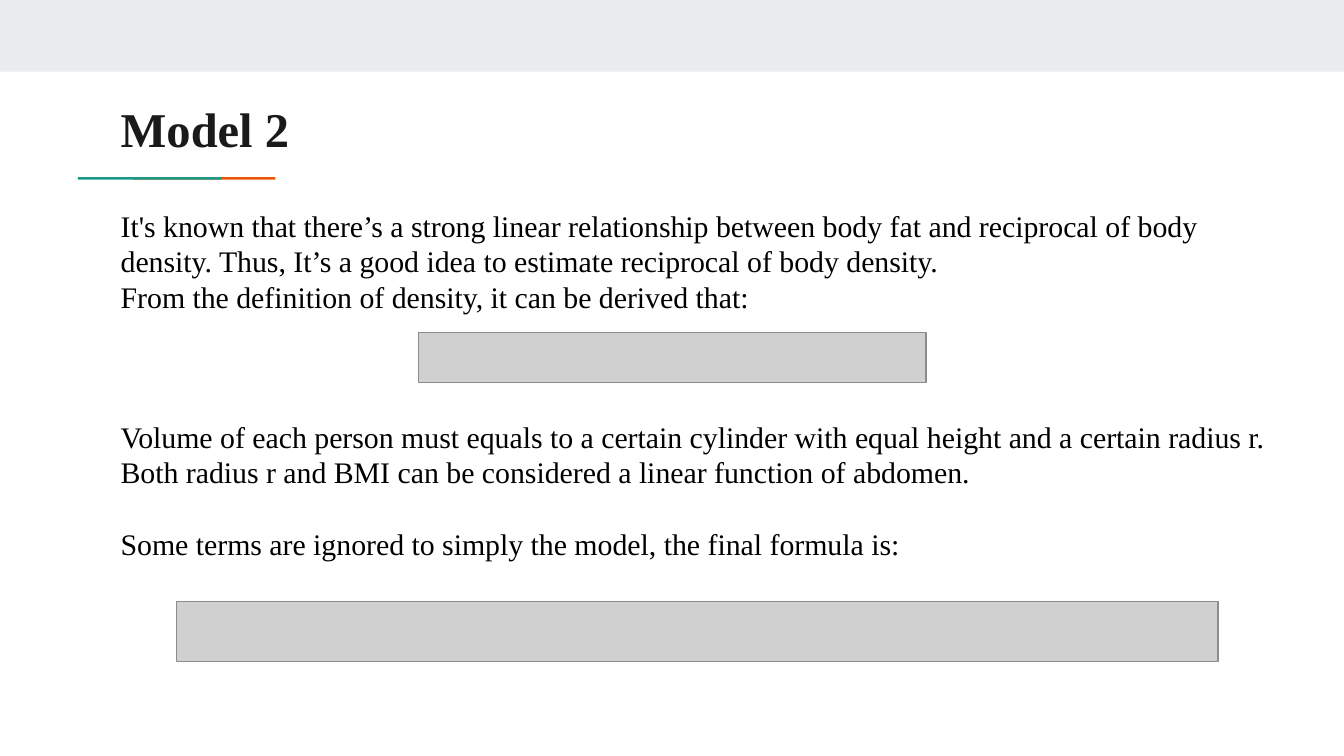
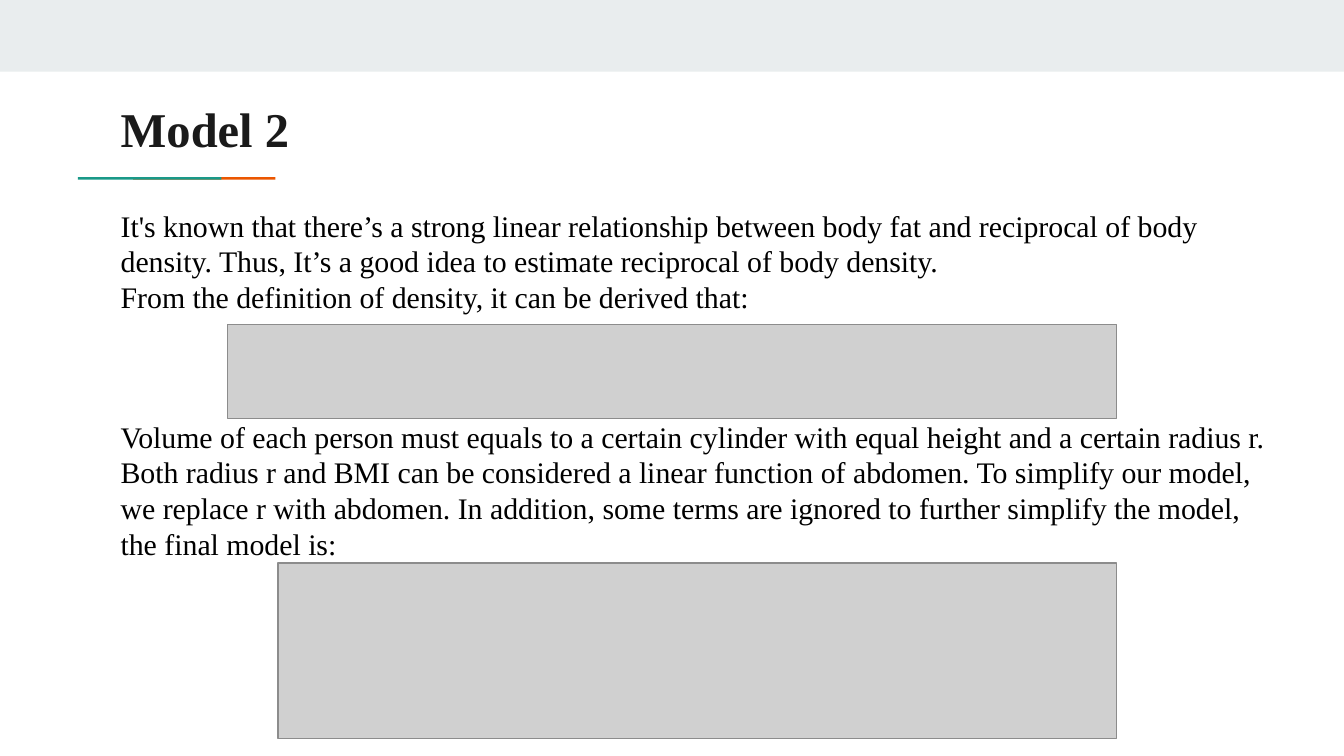
Before and after one commit to yzeng58/bodyfat-calculator, a slide deck: slide 13 of presentation/STAT628_module2.pptx. Drawn at 1344x756 pixels with LibreOffice and Linux fonts; fonts in the diff are those of the drawing; grey boxes stand for pictures. Boxes give left, top, right and bottom in pixels: in the first picture for what was removed or moved away, otherwise in the second. Text is boxed around its words. In the diff, an @@ line names an element or a change of style, - is before the commit and + after.

```diff
--- a/presentation/STAT628_module2.pptx
+++ b/presentation/STAT628_module2.pptx
@@ picture added at (227,324,1116,418) @@
@@ picture removed at (418,333,925,383) @@
@@ title at (121,427,1264,556): text changed @@
-Volume of each person must equals to a certain cylinder with equal height and a certain radius r. Both radius r and BMI can be considered a linear function of abdomen.
-Some terms are ignored to simply the model, the final formula is:
+Volume of each person must equals to a certain cylinder with equal height and a certain radius r. Both radius r and BMI can be considered a linear function of abdomen. To simplify our model, we replace r with abdomen. In addition, some terms are ignored to further simplify the model, the final model is:
@@ picture added at (278,563,1117,738) @@
@@ picture removed at (176,602,1218,663) @@
```
Also in this commit, not shown: 2 other slides changed, 1 other file.
